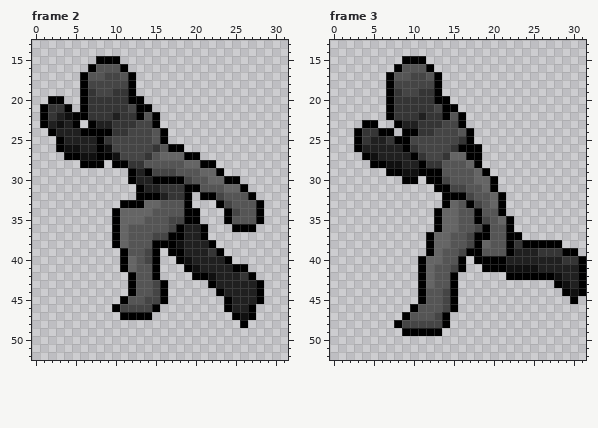
Pixel-art file -- The Split Lock Paradox/char.ase. The picture above is the old version.
32x64 pixels, 8 frames. Shown: frame 2: x 0..31, y 13..52; frame 3: x 0..31, y 13..52. The commit also changed other frames, which this record leaves out.
The same view after the edit:
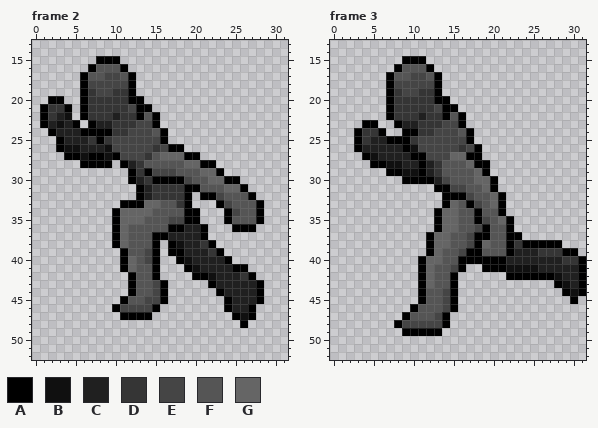
Palette (. is transparent): A #000000  B #101010  C #202020  D #353535  E #454545  F #555555  G #656565
Message: finalize char left
Edits made:
Frame 2, layers "Layer 1", "Layer 2", "Layer":
y 22: x 5 A -> .
y 25: x 7 C -> D; x 15 F -> E
y 26: x 8 A -> C; x 16 F -> E
y 27: x 7 B -> A; x 9..10 AB -> BA
y 28: x 9..10 .A -> A.; x 12 D -> C
y 29: x 13 C -> D
y 30: x 14 C -> D
y 31: x 15 C -> D
y 32: x 14..16 AAC -> CDD
y 33: x 18 F -> D
y 36: x 17 E -> A
y 37: x 15..18 EEAA -> AACC
y 38: x 16 A -> .; x 21 C -> D
Frame 3, layers "Layer 2", "Layer":
y 24: x 7 A -> .
y 25: x 7 D -> A; x 10 E -> D; x 16 D -> E
y 26: x 10 D -> B; x 15..17 DAA -> EDE
y 27: x 11 D -> A; x 14 D -> E
y 28: x 12 D -> C; x 19 . -> A
y 29: x 12..13 AA -> CD
y 30: x 11 . -> A; x 13 A -> C
y 40: x 17 . -> A
